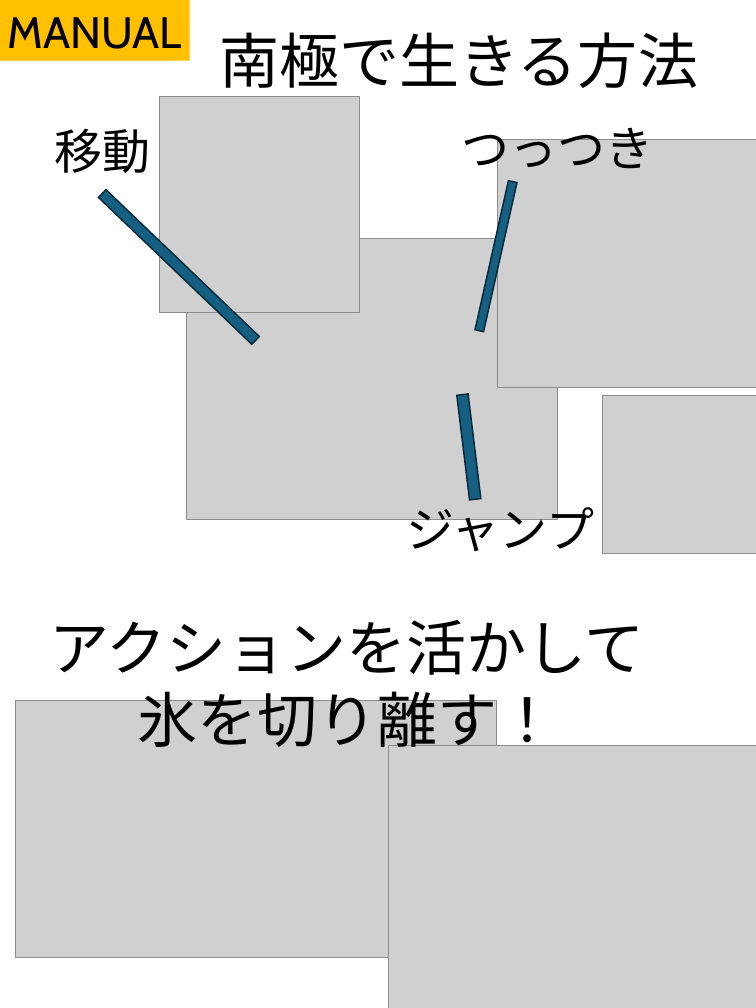
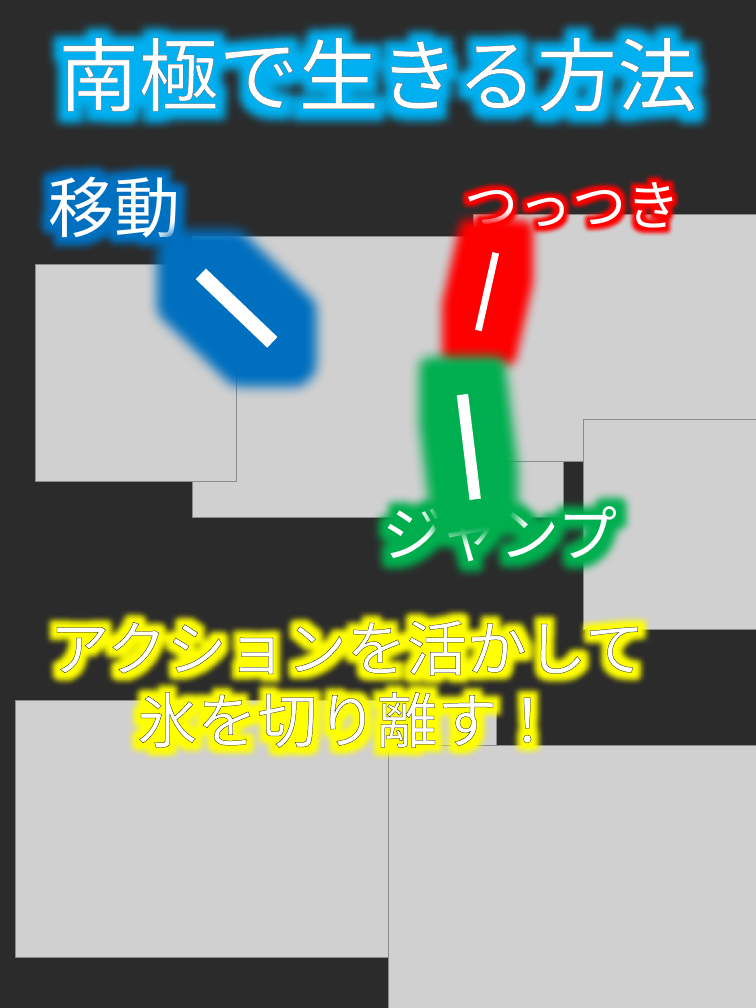
Before and after one commit to RitsukiObara/GraduationTeam, a slide deck: slide 1 of 02_資料/説明書/説明書.pptx. Drawn at 756x1008 pixels with LibreOffice and Linux fonts; fonts in the diff are those of the drawing; grey boxes stand for pictures; background and template pictures are left out; a plain dark background stands for a picture behind light text. Boxes give left, top, right and bottom in pixels: in the first picture for what was removed or moved away, otherwise in the second. Text is boxed around its words. In the diff, an @@ line names an element or a change of style, - is before the commit and + after.

```diff
--- a/02_資料/説明書/説明書.pptx
+++ b/02_資料/説明書/説明書.pptx
@@ background #FFFFFF to picture (left out) @@
@@ rectangle removed at (x1=0, y1=0, x2=190, y2=60) @@
-MANUAL
@@ text "南極で生きる方法" moved from (x1=219, y1=32, x2=698, y2=99) to (x1=59, y1=23, x2=697, y2=125) @@
@@ text "南極で生きる方法" at (x1=59, y1=23, x2=697, y2=125): size 60 to 80 pt, font Cabin to Noto Sans CJK JP, text colour #000000 to gradient #46B1E1 to #FFFFFF, letter outline none to #595959 1.25 pt @@
@@ text "移動" moved from (x1=54, y1=128, x2=150, y2=173) to (x1=49, y1=165, x2=181, y2=249) @@
@@ text "移動" at (x1=49, y1=165, x2=181, y2=249): size 48 to 66 pt, font Cabin to Noto Sans CJK JP, text colour #000000 to #FFFFFF @@
@@ text "つっつき" moved from (x1=461, y1=117, x2=653, y2=178) to (x1=464, y1=170, x2=680, y2=239) @@
@@ text "つっつき" at (x1=464, y1=170, x2=680, y2=239): size 48 to 54 pt, font Cabin to Noto Sans CJK JP, text colour #000000 to #FFFFFF @@
@@ picture moved from (x1=186, y1=239, x2=557, y2=520) to (x1=192, y1=236, x2=563, y2=517) @@
@@ picture resized from (x1=498, y1=140, x2=756, y2=387) to (x1=474, y1=215, x2=756, y2=462) @@
@@ picture moved from (x1=159, y1=96, x2=360, y2=312) to (x1=35, y1=265, x2=236, y2=482) @@
@@ fill #156082 to #FFFFFF; outline #092A39 1.5 pt to none in 3 elements at (x1=457, y1=394, x2=481, y2=500), (x1=475, y1=252, x2=499, y2=331), (x1=196, y1=269, x2=278, y2=348) @@
@@ rectangle resized from (x1=99, y1=189, x2=259, y2=344) to (x1=196, y1=269, x2=278, y2=348) @@
@@ rectangle resized from (x1=475, y1=181, x2=517, y2=332) to (x1=475, y1=252, x2=499, y2=331) @@
@@ picture resized from (x1=603, y1=395, x2=756, y2=554) to (x1=583, y1=419, x2=756, y2=630) @@
@@ text "ジャンプ" at (x1=383, y1=495, x2=618, y2=572): size 48 to 60 pt, font Cabin to Noto Sans CJK JP, text colour #000000 to #FFFFFF @@
@@ text "アクションを活かして" at (x1=50, y1=609, x2=645, y2=758): font Cabin to Noto Sans CJK JP, text colour #000000 to #FFFFFF, letter outline none to #000000 0.5 pt @@
```
Also in this commit, not shown: 1 other slide changed.
